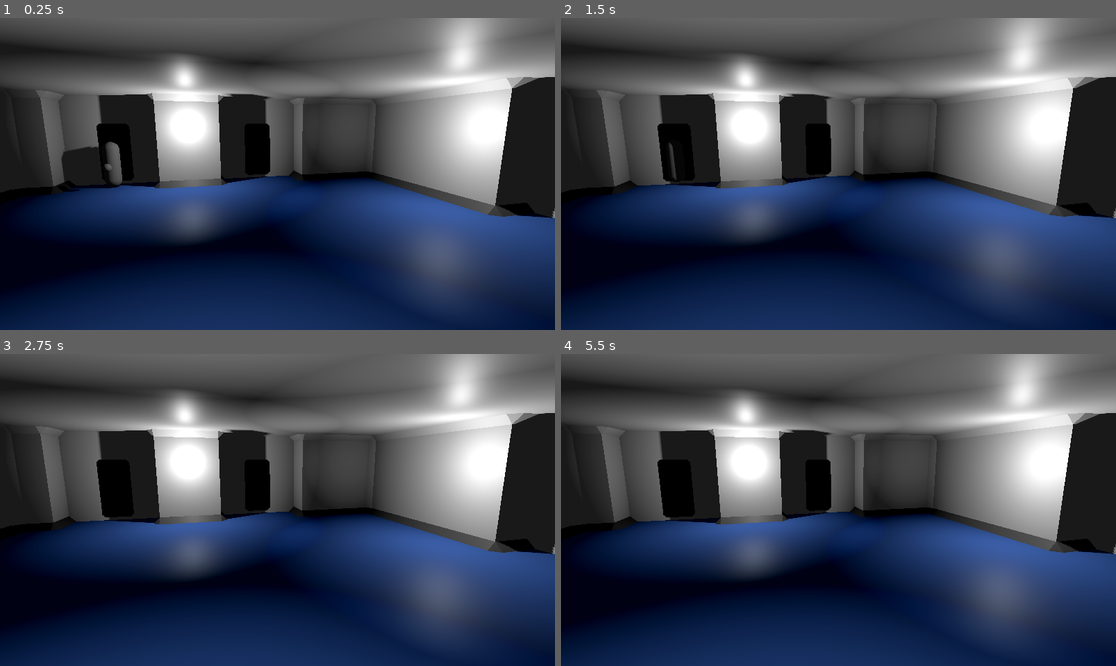
Above: before the commit, frames 1-4 (two rows, left to right).
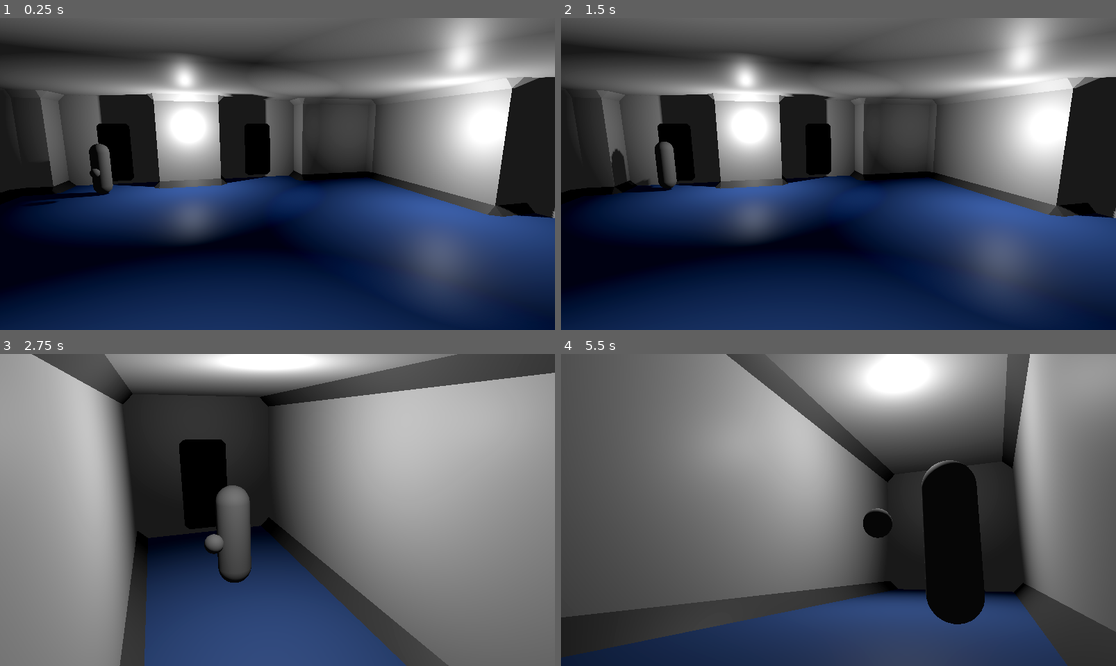
Above: after the commit, the same moments.

Repository: JohnGabrielUK/CallsignHangman
Game: Godot game, scene res://scenes/game.tscn
Two runs of this game, one before a commit and one after it. Both use one fixed random seed, a clock stepped at 60 frames per second and the inputs below. The project has no main scene, so this scene is started directly.
Inputs:
- Up to frame 1 (0.25 s): no input
- Up to frame 2 (1.5 s): tap Enter at 0.5 s; hold Right (right) 0.53-1.28 s; tap E (interact) at 0.6 s; hold Down (down) from 1.28 s (still down); tap Space (attack) at 1.35 s
- Up to frame 3 (2.75 s): tap E (interact) at 1.55, 2.3 s; release Down (down) at 2.03 s; hold Right (right) from 2.03 s (still down); tap Tab (draw_weapon) at 2.1 s
- Up to frame 4 (5.5 s): release Right (right) at 2.78 s; hold Up (up) 2.78-3.53 s; tap Z (harvest) at 2.85 s; tap E (interact) at 3.05, 3.6, 4.35, 5.3 s; hold Left (left) 3.53-5.03 s; hold Down (down) from 5.03 s (still down); tap Space (attack) at 5.1 s

The runs differ from the first frame. In frame 1, 1.3% of the frame differs, in the area x 5-23%, y 39-61%; in frame 2, 0.8%; in frame 3, 88%, in the area x 0-100%, y 0-100%; in frame 4, 80%.

Commit message:
Implement scientists following player through doors

Diff:
--- a/game/objects/room.gd
+++ b/game/objects/room.gd
@@ -1,11 +1,22 @@
 extends Node3D
 
 const _Player : PackedScene = preload("res://objects/player.tscn")
+const _Scientist : PackedScene = preload("res://objects/scientist.tscn")
 
 func spawn_player(which_spawn : int) -> void:
 	for player_spawn_point in get_tree().get_nodes_in_group("player_spawn_point"):
 		if player_spawn_point.spawn_id == which_spawn:
 			var player : Node3D = _Player.instantiate()
 			add_child(player)
-			player.global_position = player_spawn_point.global_position
-			player.look_at(player_spawn_point.global_position + player_spawn_point.point_towards, Vector3(0, 1, 0), true)
+			player.global_position = player_spawn_point.global_position + player_spawn_point.point_towards
+			player.look_at(player_spawn_point.global_position + (player_spawn_point.point_towards * 2), Vector3(0, 1, 0), true)
+			# Spawn scientist if they're following player
+			if GameSession.is_scientist_following_player():
+				var scientist : Node3D = _Scientist.instantiate()
+				add_child(scientist)
+				scientist.global_position = player_spawn_point.global_position
+				scientist.look_at(player_spawn_point.global_position + player_spawn_point.point_towards, Vector3(0, 1, 0), true)
+				scientist.follow_player_from_spawn(player)
+
+func spawn_scientists() -> void:
+	get_tree().call_group("scientist_spawn_point", "spawn_scientist")
--- a/game/objects/rooms/lab2.tscn
+++ b/game/objects/rooms/lab2.tscn
@@ -1,10 +1,12 @@
-[gd_scene load_steps=8 format=3 uid="uid://b566dpoism678"]
+[gd_scene load_steps=10 format=3 uid="uid://b566dpoism678"]
 
 [ext_resource type="ArrayMesh" uid="uid://bqh2gt0oftjpr" path="res://meshes/lab.mesh" id="1_u5urb"]
 [ext_resource type="PackedScene" uid="uid://bvhxtxnr14j3l" path="res://objects/player_spawn_point.tscn" id="2_22ll8"]
 [ext_resource type="Script" path="res://objects/room.gd" id="2_32u0f"]
 [ext_resource type="PackedScene" uid="uid://b3xs7myw6t33d" path="res://objects/camera_trigger.tscn" id="4_1o4u1"]
+[ext_resource type="PackedScene" uid="uid://cxpjmmqyln5gd" path="res://objects/room_exit.tscn" id="4_bo01s"]
 [ext_resource type="PackedScene" uid="uid://bfgu1tbuk3iqa" path="res://objects/fixed_camera.tscn" id="5_m411u"]
+[ext_resource type="PackedScene" uid="uid://dynfxgvv5no81" path="res://objects/scientist_spawn_point.tscn" id="6_p00fq"]
 
 [sub_resource type="BoxShape3D" id="BoxShape3D_1gg84"]
 size = Vector3(6, 2, 6)
@@ -22,6 +24,11 @@
 [node name="PlayerSpawnPoint" parent="." instance=ExtResource("2_22ll8")]
 transform = Transform3D(1.31134e-07, 0, -1, 0, 1, 0, 1, 0, 1.31134e-07, -7, 0, -16)
 point_towards = Vector3(1, 0, 0)
+
+[node name="RoomExit" parent="." instance=ExtResource("4_bo01s")]
+transform = Transform3D(1, 0, 0, 0, 1, 0, 0, 0, 1, -8, 0, -16)
+destination_room = "CorridorThreeway2"
+destination_spawn_id = 2
 
 [node name="CameraTrigger1" parent="." instance=ExtResource("4_1o4u1")]
 transform = Transform3D(1, 0, 0, 0, 1, 0, 0, 0, 1, -5, 1, -18)
@@ -57,5 +64,9 @@
 shadow_enabled = true
 omni_range = 4.0
 
+[node name="ScientistSpawnPoint" parent="." instance=ExtResource("6_p00fq")]
+transform = Transform3D(1, 0, 0, 0, 1, 0, 0, 0, 1, -4, 0, -19)
+scientist_id = 1
+
 [connection signal="player_entered" from="CameraTrigger1" to="CameraTrigger1/FixedCamera" method="_on_player_entered"]
 [connection signal="player_entered" from="CameraTrigger2" to="CameraTrigger2/FixedCamera" method="_on_player_entered"]
--- a/game/objects/scenario_controller.gd
+++ /dev/null
@@ -1,24 +0,0 @@
-extends Node
-
-enum ScientistState {ALIVE, DEAD, RESCUED}
-
-var scientist_states : Array = [ScientistState.ALIVE]
-
-func _on_scientist_dead(scientist_id : int) -> void:
-	scientist_states[scientist_id] = ScientistState.DEAD
-
-func _on_scientist_rescued(scientist_id : int) -> void:
-	scientist_states[scientist_id] = ScientistState.RESCUED
-
-func evaluate_game_state() -> void:
-	var all_dead : bool = true
-	var all_rescued : bool = true
-	for state in scientist_states:
-		if state != ScientistState.DEAD: all_dead = false
-		if state != ScientistState.RESCUED: all_rescued = false
-	if all_dead:
-		pass # Bad ending
-		print("All dead.")
-	elif all_rescued:
-		print("All rescued!")
-		pass # Good ending
--- a/game/objects/scenario_controller.tscn
+++ /dev/null
@@ -1,3 +0,0 @@
-[gd_scene format=3 uid="uid://b7qd64alhfsdp"]
-
-[node name="ScenarioController" type="Node"]
--- a/game/objects/scientist.gd
+++ b/game/objects/scientist.gd
@@ -26,9 +26,12 @@
 # each other
 @onready var navigation_map_rid = NavigationServer3D.get_maps()[0]
 
+func follow_player_from_spawn(player : Node3D) -> void:
+	following = player
+	current_state = State.FOLLOWING_PLAYER
 
 func rescue() -> void:
-	emit_signal("rescued", id)
+	get_tree().call_group("scenario_controller", "_on_scientist_rescued", id)
 	queue_free()
 
 func switch_animation_if_not_current(anim_name : String, blend_amount : float) -> void:
@@ -38,8 +41,12 @@
 func interact(by_whom : Node3D) -> void:
 	match current_state:
 		State.NOT_YET_MET:
-			current_state = State.FOLLOWING_PLAYER
-			following = by_whom
+			if not GameSession.is_scientist_following_player():
+				current_state = State.FOLLOWING_PLAYER
+				following = by_whom
+				GameSession.scientist_following_player(id)
+			else:
+				pass # TODO: Add flavour text for why this can't be done
 		State.FOLLOWING_PLAYER:
 			current_state = State.WAITING
 		State.WAITING:
--- /dev/null
+++ b/game/objects/scientist_spawn_point.gd
@@ -0,0 +1,11 @@
+extends Node3D
+
+const _Scientist : PackedScene = preload("res://objects/scientist.tscn")
+
+@export var scientist_id : int
+
+func spawn_scientist() -> void:
+	if GameSession.player_tagalong != scientist_id and GameSession.is_scientist_alive(scientist_id):
+		var scientist : Node3D = _Scientist.instantiate()
+		get_parent().add_child(scientist)
+		scientist.global_position = global_position
--- /dev/null
+++ b/game/objects/scientist_spawn_point.tscn
@@ -0,0 +1,6 @@
+[gd_scene load_steps=2 format=3 uid="uid://dynfxgvv5no81"]
+
+[ext_resource type="Script" path="res://objects/scientist_spawn_point.gd" id="1_6udym"]
+
+[node name="ScientistSpawnPoint" type="Node3D" groups=["scientist_spawn_point"]]
+script = ExtResource("1_6udym")
--- a/game/project.godot
+++ b/game/project.godot
@@ -17,6 +17,7 @@
 [autoload]
 
 Constants="*res://scripts/constants.gd"
+GameSession="*res://scripts/game_session.gd"
 
 [input]
 
--- a/game/scenes/game.gd
+++ b/game/scenes/game.gd
@@ -43,7 +43,9 @@
 	var scene : PackedScene = ResourceLoader.load_threaded_get(ROOMS[room_to_load])
 	current_room = scene.instantiate()
 	map.add_child(current_room)
+	map.bake_navigation_mesh()
 	current_room.spawn_player(spawn_id_to_use)
+	current_room.spawn_scientists()
 	current_state = GameState.IN_GAME
 	get_tree().paused = false
 
--- a/game/scenes/game.tscn
+++ b/game/scenes/game.tscn
@@ -1,9 +1,7 @@
-[gd_scene load_steps=6 format=3 uid="uid://c0w0dwk2kt8ui"]
+[gd_scene load_steps=4 format=3 uid="uid://c0w0dwk2kt8ui"]
 
 [ext_resource type="Script" path="res://scenes/game.gd" id="1_007my"]
 [ext_resource type="Environment" uid="uid://ngefto5heafd" path="res://environment.tres" id="4_4mbon"]
-[ext_resource type="PackedScene" uid="uid://b7qd64alhfsdp" path="res://objects/scenario_controller.tscn" id="4_yfld4"]
-[ext_resource type="Script" path="res://objects/scenario_controller.gd" id="5_n211s"]
 
 [sub_resource type="NavigationMesh" id="NavigationMesh_x8dff"]
 
@@ -15,8 +13,5 @@
 process_mode = 1
 navigation_mesh = SubResource("NavigationMesh_x8dff")
 
-[node name="ScenarioController" parent="." instance=ExtResource("4_yfld4")]
-script = ExtResource("5_n211s")
-
 [node name="WorldEnvironment" type="WorldEnvironment" parent="."]
 environment = ExtResource("4_4mbon")
--- /dev/null
+++ b/game/scripts/game_session.gd
@@ -0,0 +1,45 @@
+extends Node
+
+enum ScientistState {ALIVE, DEAD, RESCUED}
+
+var scientist_states : Array
+var player_tagalong : int
+
+func is_scientist_alive(scientist_id : int) -> bool:
+	return scientist_states[scientist_id] == ScientistState.ALIVE
+
+func is_scientist_following_player() -> bool:
+	return player_tagalong != -1
+
+func scientist_dead(scientist_id : int) -> void:
+	scientist_states[scientist_id] = ScientistState.DEAD
+	if player_tagalong == scientist_id:
+		player_tagalong = -1
+
+func scientist_rescued(scientist_id : int) -> void:
+	scientist_states[scientist_id] = ScientistState.RESCUED
+	if player_tagalong == scientist_id:
+		player_tagalong = -1
+
+func scientist_following_player(scientist_id : int) -> void:
+	player_tagalong = scientist_id
+
+func evaluate_game_state() -> void:
+	var all_dead : bool = true
+	var all_rescued : bool = true
+	for state in scientist_states:
+		if state != ScientistState.DEAD: all_dead = false
+		if state != ScientistState.RESCUED: all_rescued = false
+	if all_dead:
+		pass # Bad ending
+		print("All dead.")
+	elif all_rescued:
+		print("All rescued!")
+		pass # Good ending
+
+func new_game() -> void:
+	scientist_states = [ScientistState.ALIVE, ScientistState.ALIVE, ScientistState.ALIVE]
+	player_tagalong = -1
+
+func _ready() -> void:
+	new_game()
